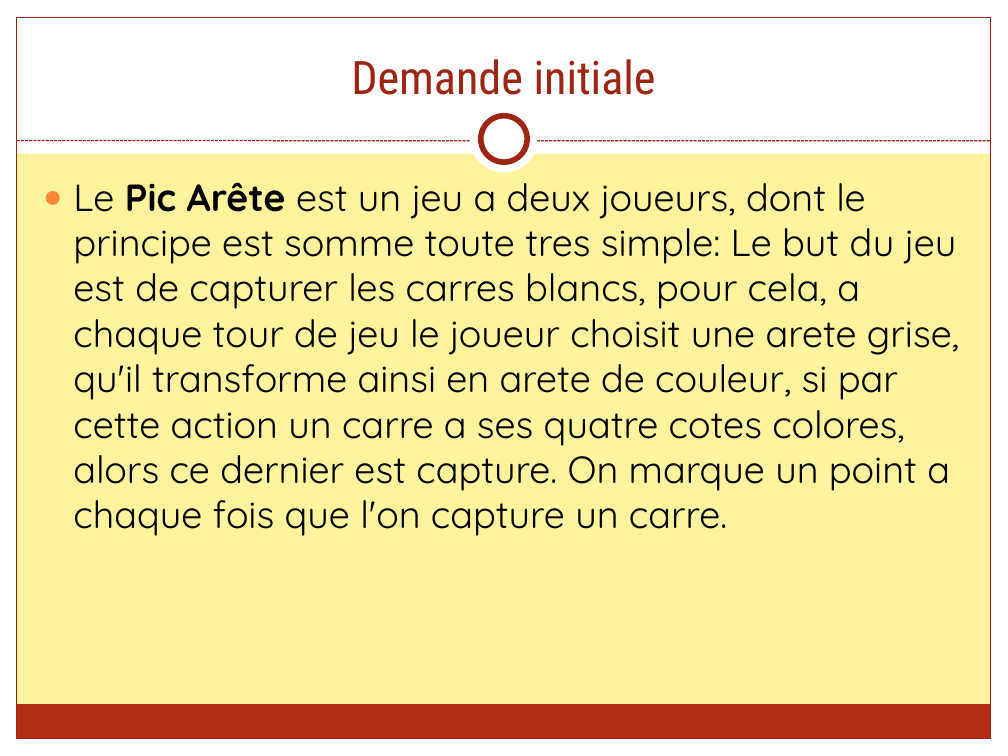
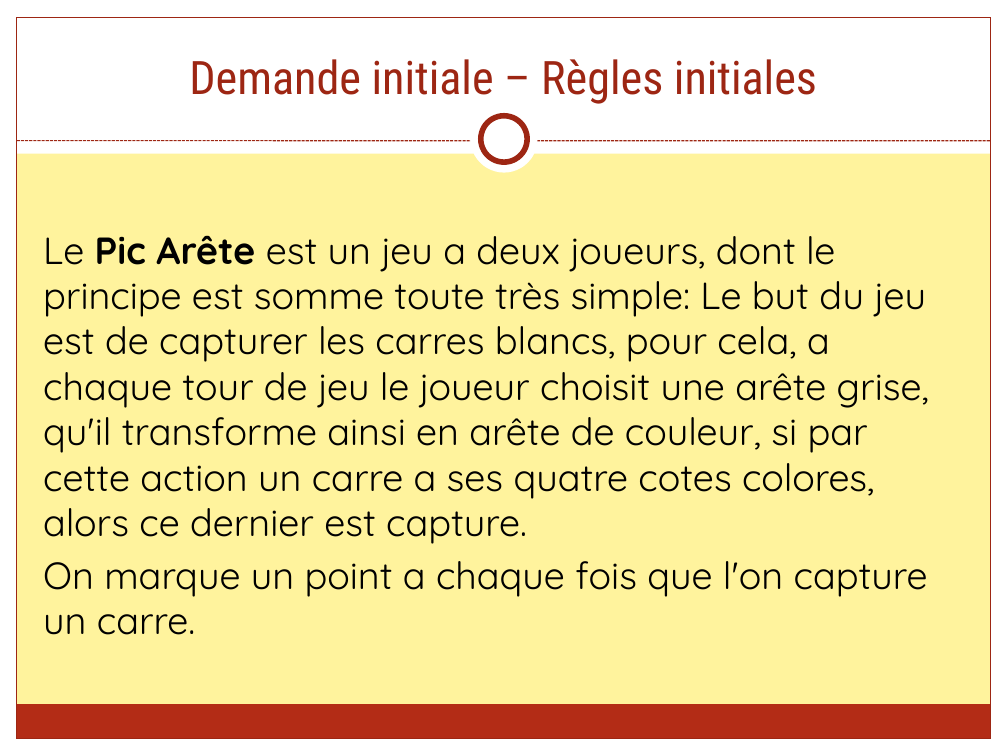
Before and after one commit to FieryWeasel/Picarete, a slide deck: slide 4 of SOURCES/RAPPORTS/Picarete - Presentation.pptx. Drawn at 1008x756 pixels with LibreOffice and Linux fonts; fonts in the diff are those of the drawing. Boxes give left, top, right and bottom in pixels: in the first picture for what was removed or moved away, otherwise in the second. Text is boxed around its words. In the diff, an @@ line names an element or a change of style, - is before the commit and + after.

Commit message:
Add the files for presentation

```diff
--- a/SOURCES/RAPPORTS/Picarete - Presentation.pptx
+++ b/SOURCES/RAPPORTS/Picarete - Presentation.pptx
@@ title at [189, 59, 817, 104]: text changed @@
-Demande initiale
+Demande initiale – Règles initiales
@@ text at [43, 235, 929, 635]: text changed @@
-● Le Pic Arête est un jeu a deux joueurs, dont le principe est somme toute tres simple: Le but du jeu est de capturer les carres blancs, pour cela, a chaque tour de jeu le joueur choisit une arete grise, qu'il transforme ainsi en arete de couleur, si par cette action un carre a ses quatre cotes colores, alors ce dernier est capture. On marque un point a chaque fois que l'on capture un carre.
+Le Pic Arête est un jeu a deux joueurs, dont le principe est somme toute très simple: Le but du jeu est de capturer les carres blancs, pour cela, a chaque tour de jeu le joueur choisit une arête grise, qu'il transforme ainsi en arête de couleur, si par cette action un carre a ses quatre cotes colores, alors ce dernier est capture.
+On marque un point a chaque fois que l'on capture un carre.
```
Also in this commit, not shown: 9 other slides changed, 5 slides added, 1 slide removed, 17 other files.
